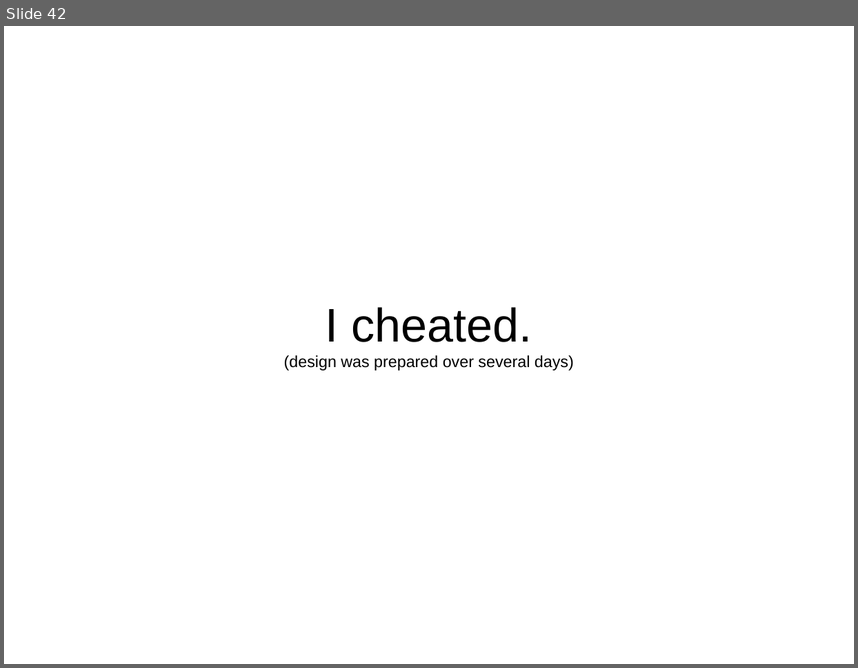
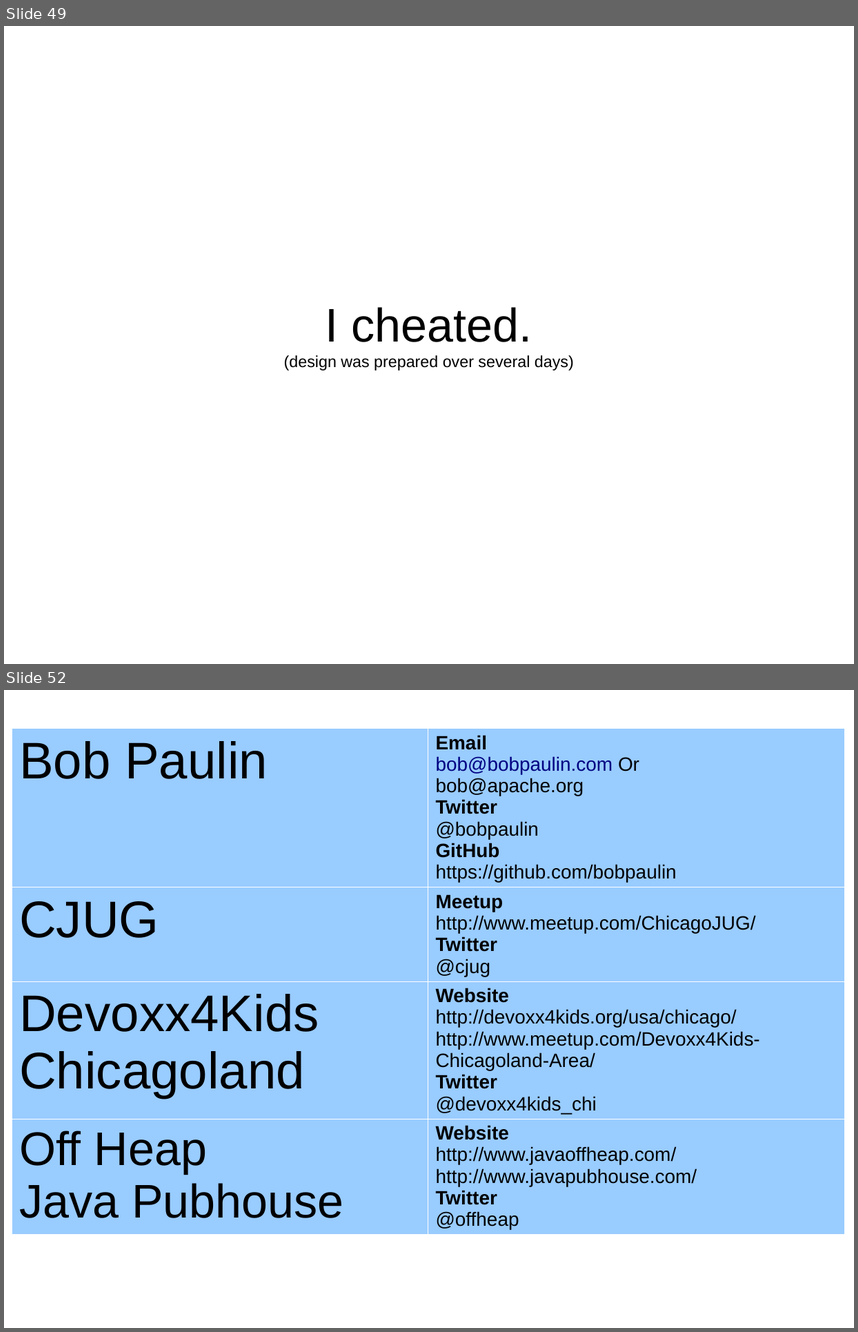
Before and after one commit to bobpaulin/whats-my-modularity, a slide deck: presentation/WhatsMyModularity.odp. Shown one above the other, each under a label of ours: slide 42 before the commit, slides 49 and 52 after it; the slides between them are not shown. The pictures are 858x668 and 858x1332 pixels, drawn with LibreOffice and Linux fonts; fonts in the diff are those of the drawing. Boxes give left, top, right and bottom in pixels: in the first picture for what was removed or moved away, otherwise in the second. Text is boxed around its words. In the diff, an @@ line names an element or a change of style, - is before the commit and + after.

```diff
--- a/presentation/WhatsMyModularity.odp
+++ b/presentation/WhatsMyModularity.odp
@@ slide 52 added at (x1=4, y1=690, x2=854, y2=1328), background #FFFFFF @@
@@ table added at (x1=12, y1=728, x2=845, y2=1234), 4 rows, 2 columns @@
+Bob Paulin | Email / bob@bobpaulin.com Or / bob@apache.org / Twitter / @bobpaulin / GitHub / https://github.com/bobpaulin
+CJUG | Meetup / http://www.meetup.com/ChicagoJUG/ / Twitter / @cjug
+Devoxx4Kids / Chicagoland | Website / http://devoxx4kids.org/usa/chicago/ / http://www.meetup.com/Devoxx4Kids- / Chicagoland-Area/ / Twitter / @devoxx4kids_chi
+Off Heap / Java Pubhouse | Website / http://www.javaoffheap.com/ / http://www.javapubhouse.com/ / Twitter / @offheap
@@ what was slide 42 is now slide 49 @@
```
Also in this commit, not shown: 10 slides changed, 7 other slides added, 1 slide removed.
